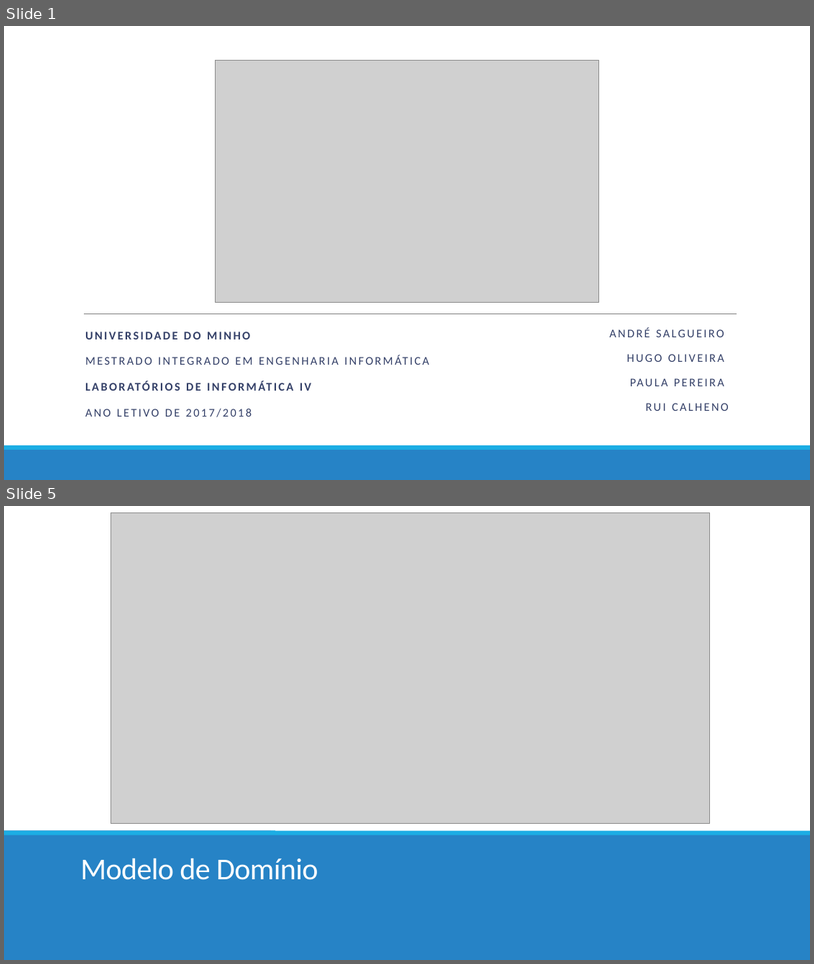
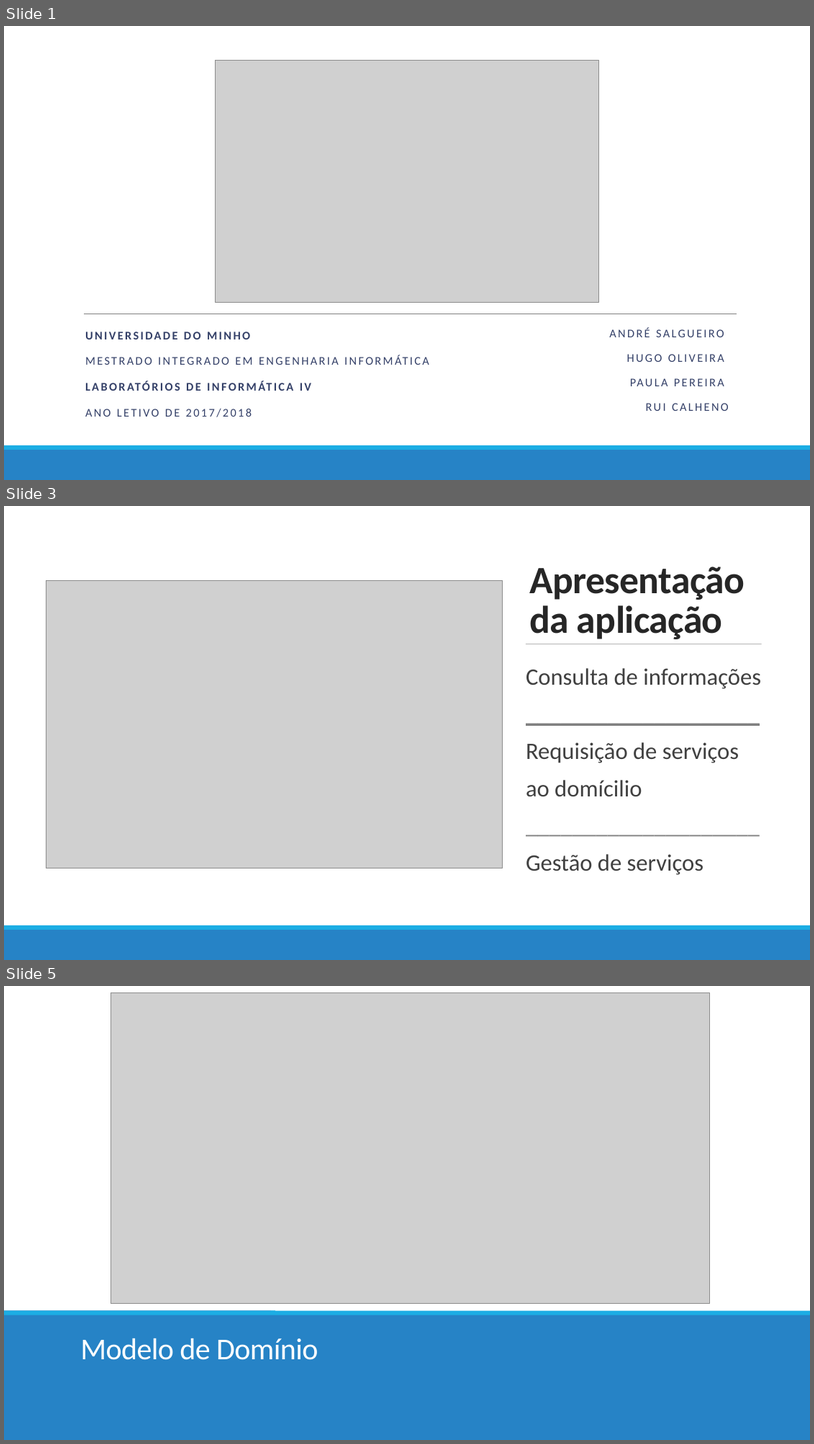
Before and after one commit to ruicalheno133/home-massage, a slide deck: Parte_III/Apresentação 3.pptx. Shown one above the other, each under a label of ours: slides 1 and 5 before the commit, slides 1, 3 and 5 after it; the slides between them are not shown. The pictures are 814x964 and 814x1444 pixels, drawn with LibreOffice and Linux fonts; fonts in the diff are those of the drawing; grey boxes stand for pictures. Boxes give left, top, right and bottom in pixels: in the first picture for what was removed or moved away, otherwise in the second. Text is boxed around its words. In the diff, an @@ line names an element or a change of style, - is before the commit and + after.

```diff
--- a/Parte_III/Apresentação 3.pptx
+++ b/Parte_III/Apresentação 3.pptx
@@ slide 3 added at (x1=4, y1=506, x2=810, y2=960), background #FFFFFF; not listed: 2 template elements that a slide beside it also shows @@
@@ rectangle added at (x1=4, y1=506, x2=810, y2=925), fill #FFFFFF @@
@@ title added at (x1=530, y1=566, x2=745, y2=639), 46 pt, text #262626, bold @@
+Apresentação da aplicação
@@ picture added at (x1=46, y1=580, x2=503, y2=867) @@
@@ line added from (526, 644) to (762, 644), #808080 0.5 pt @@
@@ text added at (x1=526, y1=668, x2=761, y2=875), 28 pt, text #404040 @@
+Consulta de informações
+____________________
+Requisição de serviços
+ao domícilio
+____________________
+Gestão de serviços
@@ rectangle added at (x1=4, y1=929, x2=810, y2=960), fill #2683C6 @@
@@ rectangle added at (x1=4, y1=925, x2=810, y2=929), fill #1CADE4 @@
```
Also in this commit, not shown: 4 slides changed, 3 other slides added, 6 slides removed.
